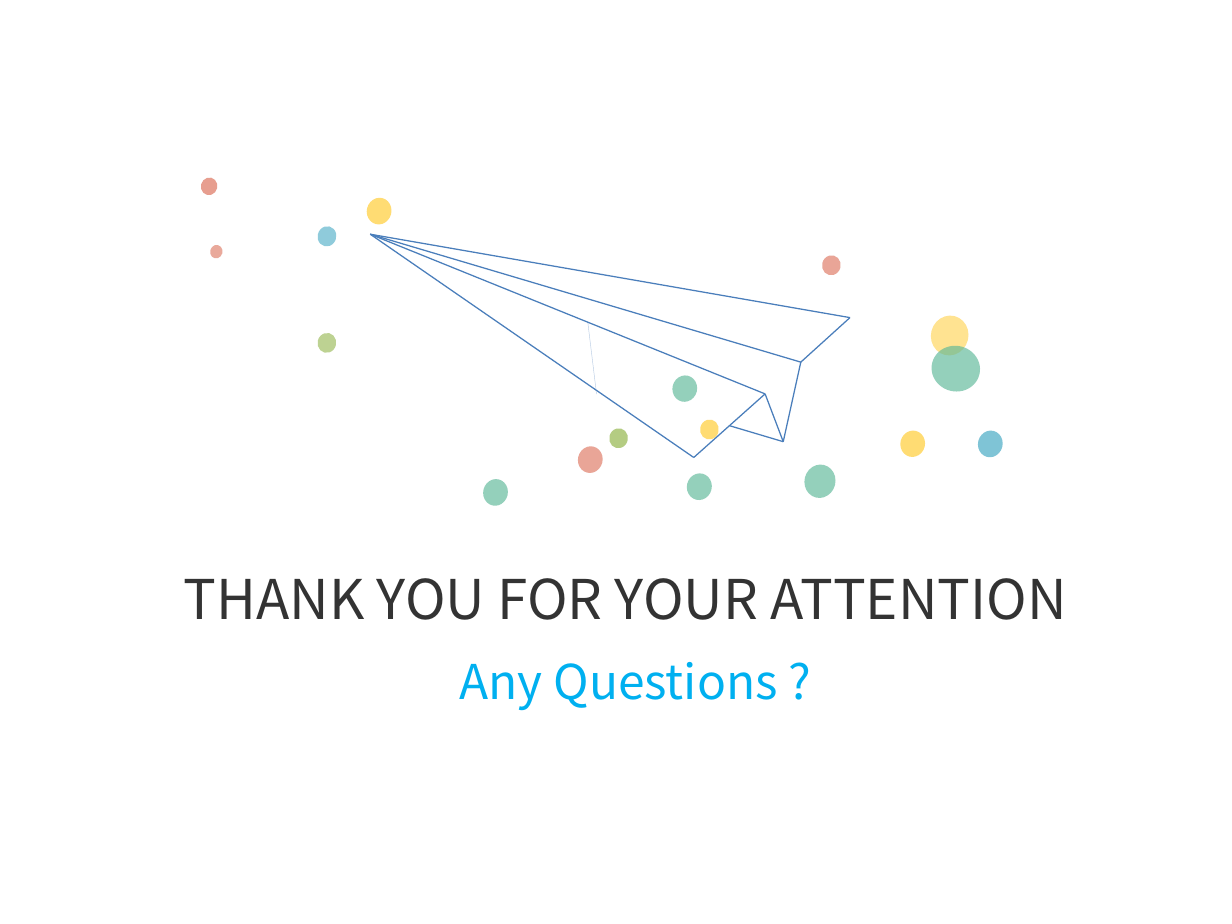
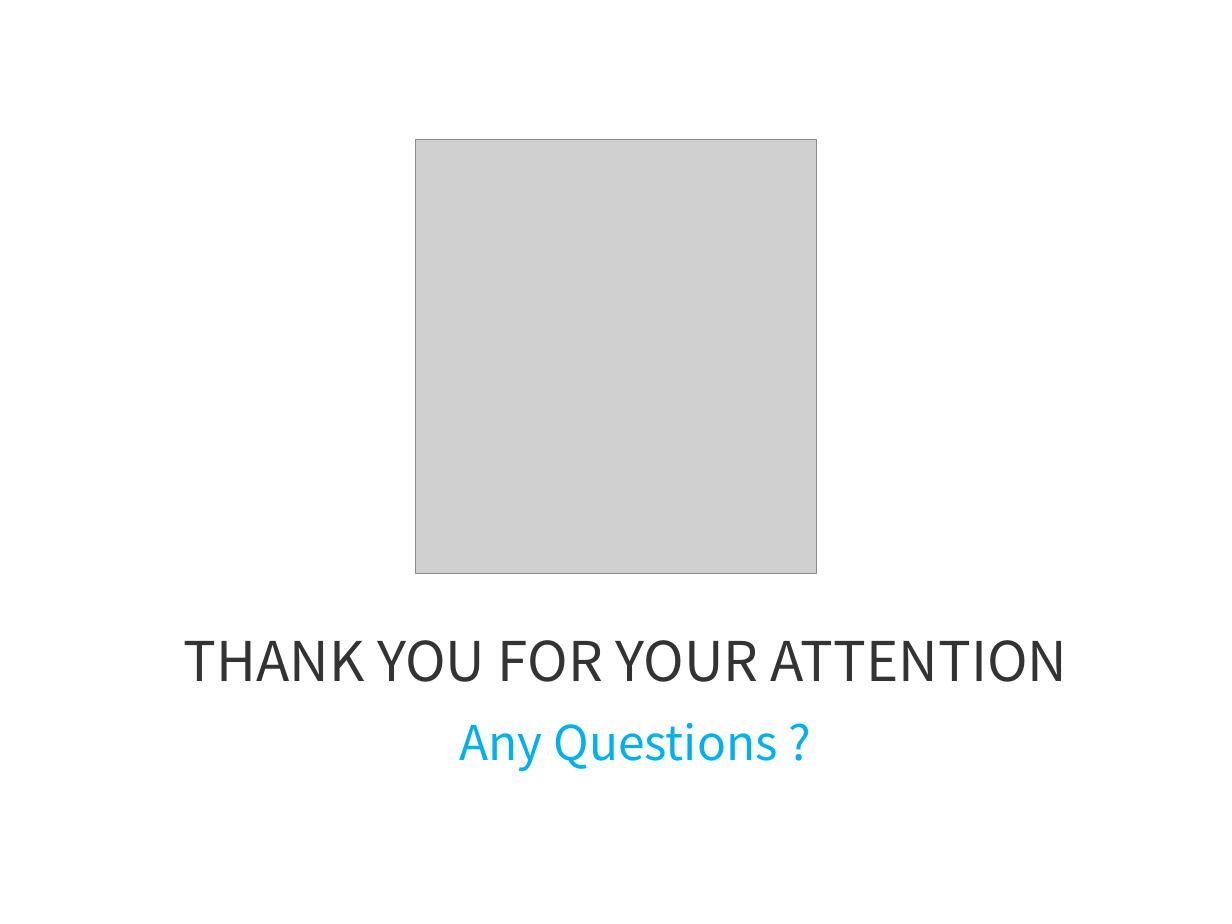
Before and after one commit to chongs02/final_project, a slide deck: slide 13 of DataScience/Documents/결과보고서.pptx (slide 31 before the commit). Drawn at 1232x924 pixels with LibreOffice and Linux fonts; fonts in the diff are those of the drawing; grey boxes stand for pictures; background and template pictures are left out. Boxes give left, top, right and bottom in pixels: in the first picture for what was removed or moved away, otherwise in the second. Text is boxed around its words. In the diff, an @@ line names an element or a change of style, - is before the commit and + after.

```diff
--- a/DataScience/Documents/결과보고서.pptx
+++ b/DataScience/Documents/결과보고서.pptx
@@ picture added at <box>415,139,816,573</box> @@
@@ group removed at <box>199,176,1006,509</box>: 17 ellipses, 10 lines @@
@@ text "THANK YOU FOR YOUR ATTENTION": place and size @@
-text "THANK YOU FOR YOUR ATTENTION" at <box>184,578,1067,620</box>
+text "THANK YOU FOR YOUR ATTENTION" at <box>184,640,1068,682</box>
@@ text "Any Questions ?": place and size @@
-text "Any Questions ?" at <box>460,662,778,710</box>
+text "Any Questions ?" at <box>460,723,778,772</box>
```
Also in this commit, not shown: 2 other slides changed, 9 slides added, 29 slides removed, 15 other files.
